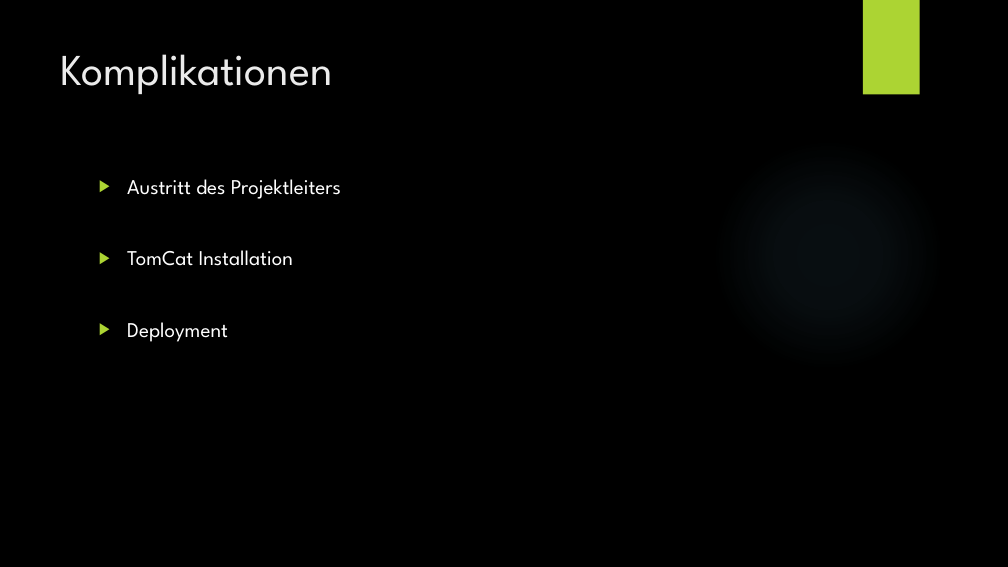
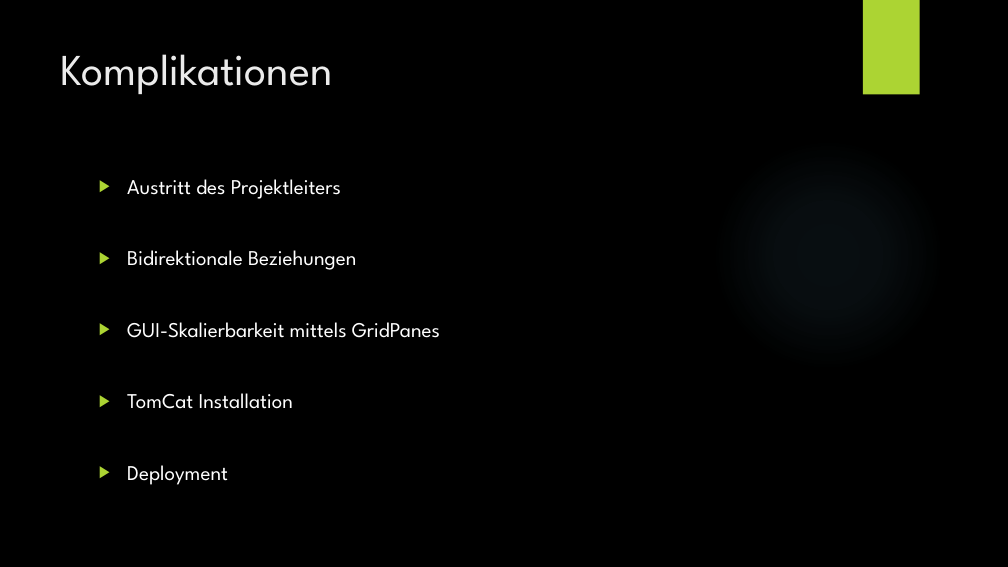
Before and after one commit to lucakuendig/INM21_Group_B, a slide deck: slide 13 of 06_Praesentation/Praesentation_Mangel_Manager.pptx (slide 8 before the commit). Drawn at 1008x567 pixels with LibreOffice and Linux fonts; fonts in the diff are those of the drawing; background and template pictures are left out. Boxes give left, top, right and bottom in pixels: in the first picture for what was removed or moved away, otherwise in the second. Text is boxed around its words. In the diff, an @@ line names an element or a change of style, - is before the commit and + after.

```diff
--- a/06_Praesentation/Praesentation_Mangel_Manager.pptx
+++ b/06_Praesentation/Praesentation_Mangel_Manager.pptx
@@ text at [127, 250, 440, 338]: paragraphs added @@
+▶ Bidirektionale Beziehungen
+▶ GUI-Skalierbarkeit mittels GridPanes
```
Also in this commit, not shown: 7 other slides changed, 5 slides added, 1 other file.
